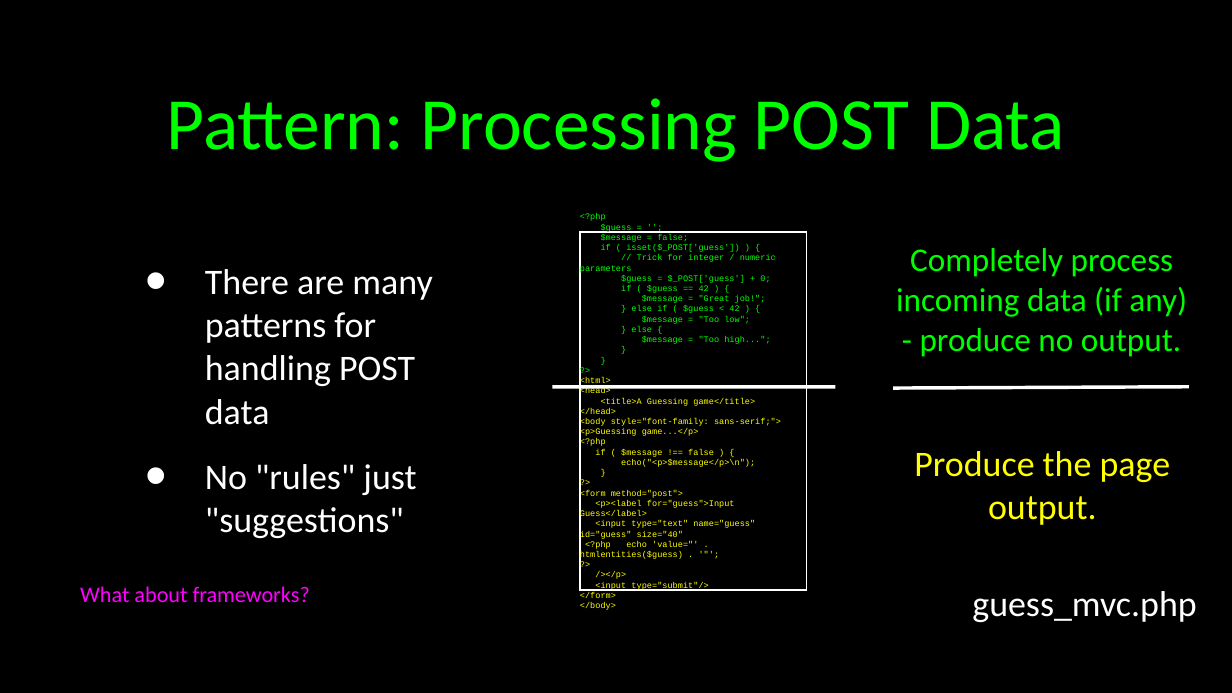
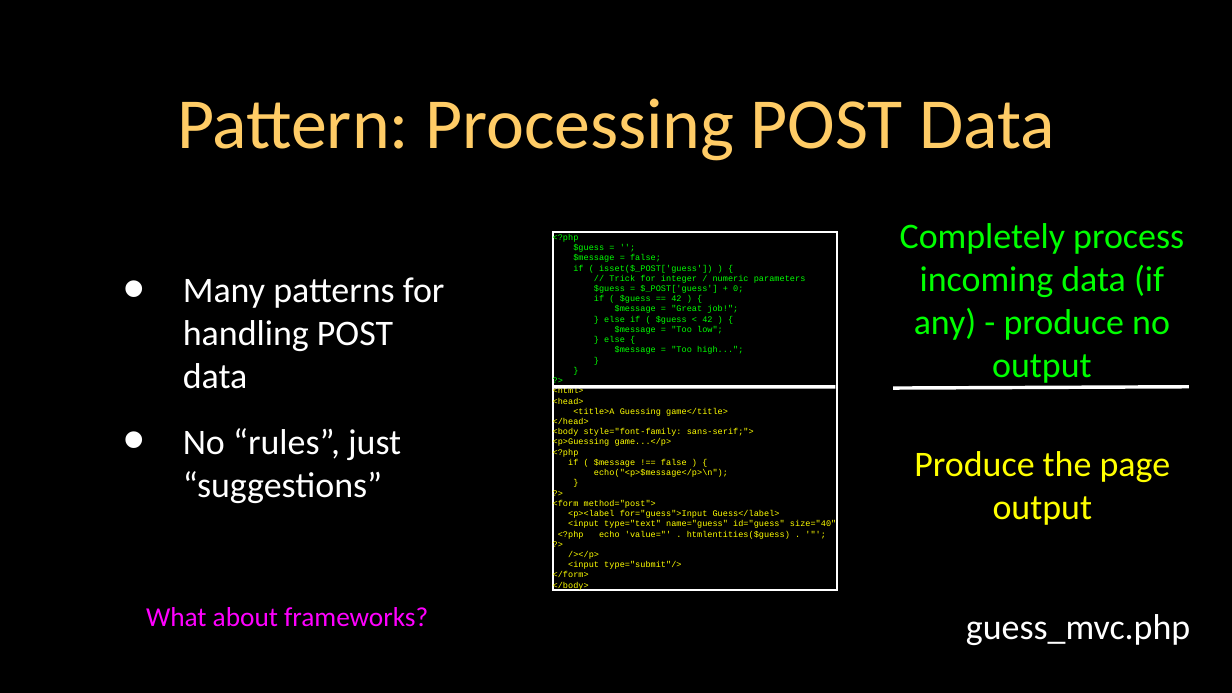
Before and after one commit to csev/wa4e, a slide deck: slide 41 of lectures/PHP-04-Forms.ppt. Drawn at 1232x693 pixels with LibreOffice and Linux fonts; fonts in the diff are those of the drawing. Boxes give left, top, right and bottom in pixels: in the first picture for what was removed or moved away, otherwise in the second. Text is boxed around its words. In the diff, an @@ line names an element or a change of style, - is before the commit and + after.

```diff
--- a/lectures/PHP-04-Forms.ppt
+++ b/lectures/PHP-04-Forms.ppt
@@ title "Pattern: Processing POST Data" at bbox=[177, 98, 1055, 161]: size 43 to 42 pt, text colour #00FF00 to #FFCC66 @@
@@ rectangle "<?php": place and size @@
-rectangle "<?php" at bbox=[580, 232, 807, 590]
+rectangle "<?php" at bbox=[553, 232, 838, 590]
@@ text at bbox=[900, 223, 1184, 386]: text changed; size 19.4 to 21 pt @@
-Completely process incoming data (if any) - produce no output.
+Completely process incoming data (if any) - produce no output
@@ text at bbox=[183, 277, 445, 503]: text changed @@
-• There are many patterns for handling POST data
-• No "rules" just "suggestions"
+• Many patterns for handling POST data
+• No “rules”, just “suggestions”
@@ text at bbox=[914, 451, 1171, 525]: text changed @@
-Produce the page output.
+Produce the page output
@@ text "What about frameworks?": place and size @@
-text "What about frameworks?" at bbox=[80, 586, 310, 602]
+text "What about frameworks?" at bbox=[146, 607, 428, 627]
@@ text "What about frameworks?" at bbox=[146, 607, 428, 627]: size 13 to 16 pt @@
@@ text "guess_mvc.php": place and size @@
-text "guess_mvc.php" at bbox=[972, 591, 1196, 622]
+text "guess_mvc.php" at bbox=[966, 614, 1190, 645]
```
Also in this commit, not shown: 45 other slides changed, 3 other files.
